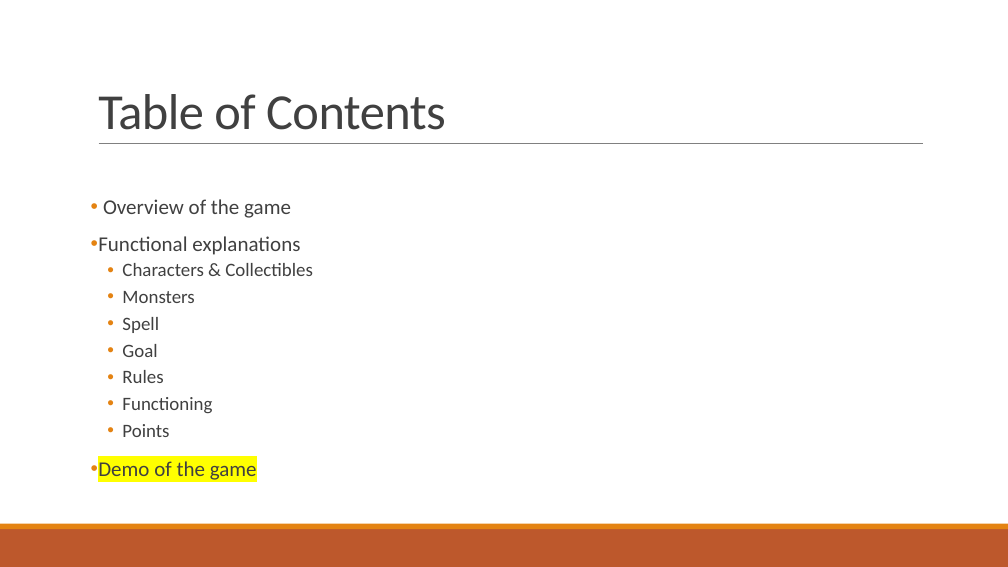
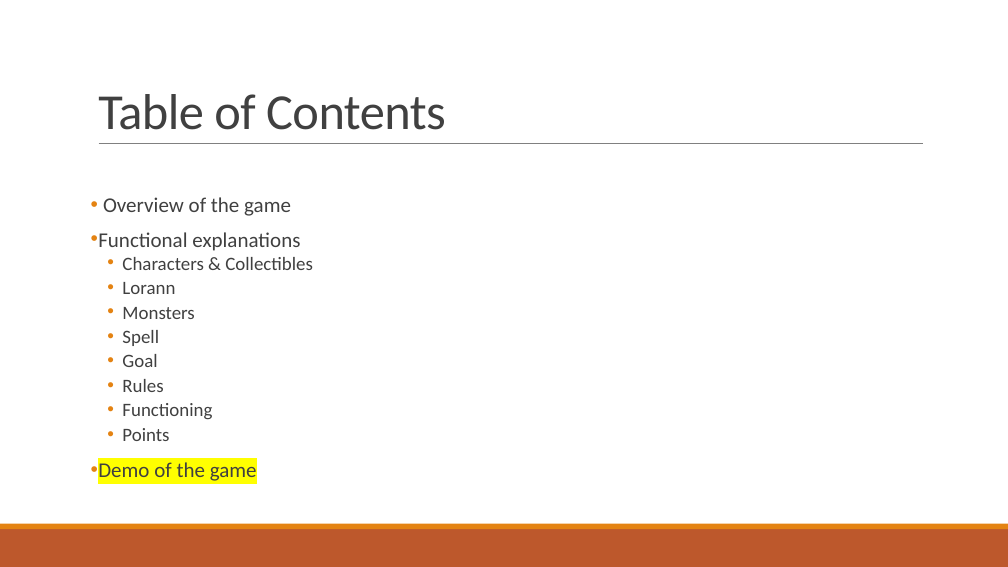
Before and after one commit to Studisys/Lorann-Java-Project----Exia-CESI-A1, a slide deck: slide 3 of Deliverables/Lorann - PowerPoint.pptx. Drawn at 1008x567 pixels with LibreOffice and Linux fonts; fonts in the diff are those of the drawing. Boxes give left, top, right and bottom in pixels: in the first picture for what was removed or moved away, otherwise in the second. Text is boxed around its words. In the diff, an @@ line names an element or a change of style, - is before the commit and + after.

Commit message:
pptx

```diff
--- a/Deliverables/Lorann - PowerPoint.pptx
+++ b/Deliverables/Lorann - PowerPoint.pptx
@@ text at (x1=98, y1=197, x2=313, y2=481): line spacing 0.9 to 0.8 @@
@@ text at (x1=122, y1=282, x2=175, y2=294): paragraph added @@
+  • Lorann
```
Also in this commit, not shown: 1 slide added.
